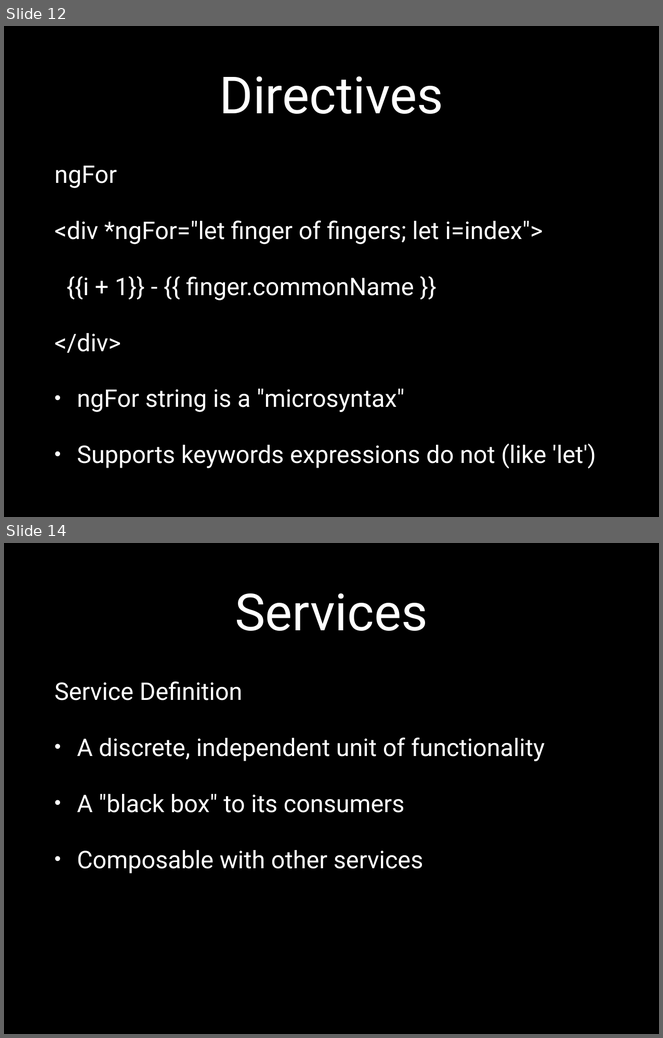
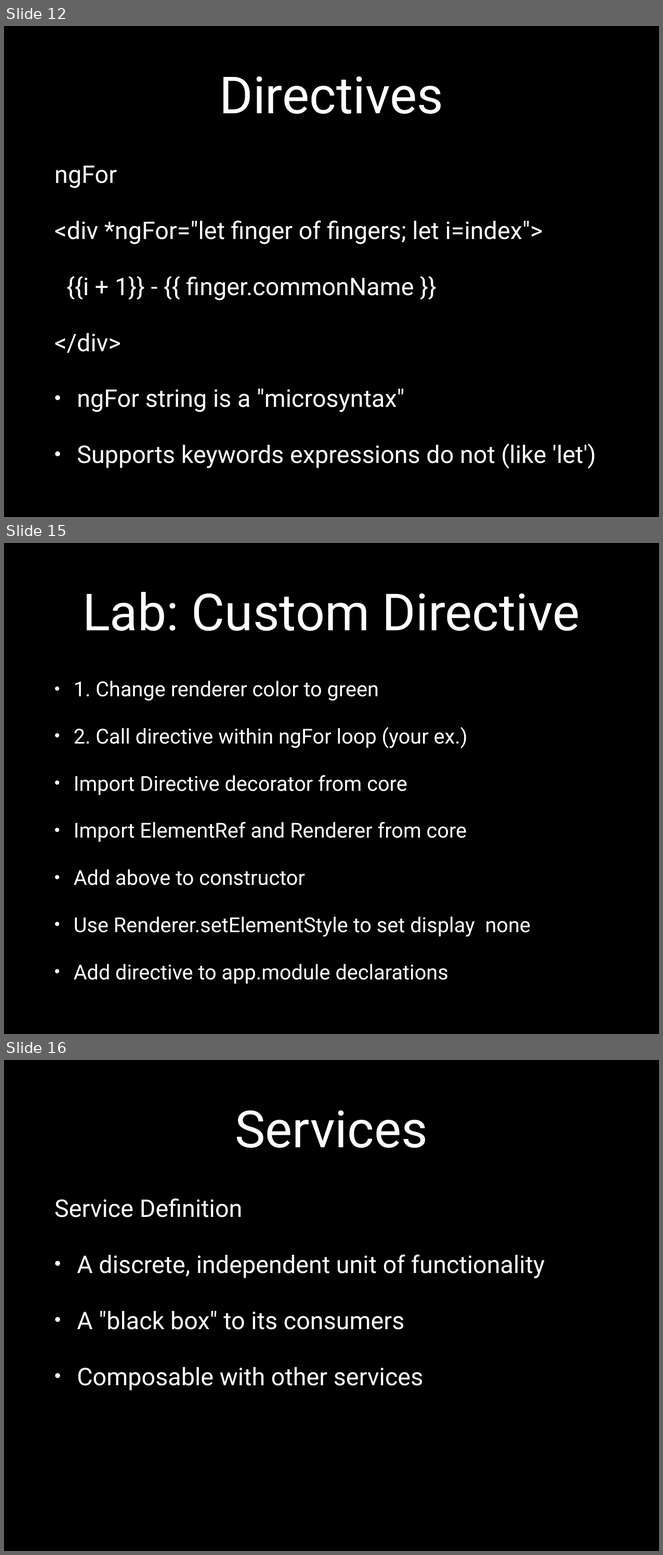
Before and after one commit to eliasjames/training-angular, a slide deck: slides/2.0/Angular 2.0 Slides Day 3.pptx. Shown one above the other, each under a label of ours: slides 12 and 14 before the commit, slides 12, 15 and 16 after it; the slides between them are not shown. The pictures are 663x1038 and 663x1555 pixels, drawn with LibreOffice and Linux fonts; fonts in the diff are those of the drawing. Boxes give left, top, right and bottom in pixels: in the first picture for what was removed or moved away, otherwise in the second. Text is boxed around its words. In the diff, an @@ line names an element or a change of style, - is before the commit and + after.

```diff
--- a/slides/2.0/Angular 2.0 Slides Day 3.pptx
+++ b/slides/2.0/Angular 2.0 Slides Day 3.pptx
@@ slide 15 added at [4, 543, 659, 1034], background #000000 @@
@@ title added at [83, 592, 580, 631], 80 pt, text #FFFFFF @@
+Lab: Custom Directive
@@ text added at [74, 681, 531, 984], 32.3 pt, text #FFFFFF @@
+• 1. Change renderer color to green
+• 2. Call directive within ngFor loop (your ex.)
+• Import Directive decorator from core
+• Import ElementRef and Renderer from core
+• Add above to constructor
+• Use Renderer.setElementStyle to set display none
+• Add directive to app.module declarations
@@ what was slide 14 is now slide 16 @@
```
Also in this commit, not shown: 1 slide changed, 3 other slides added, 7 other files.
